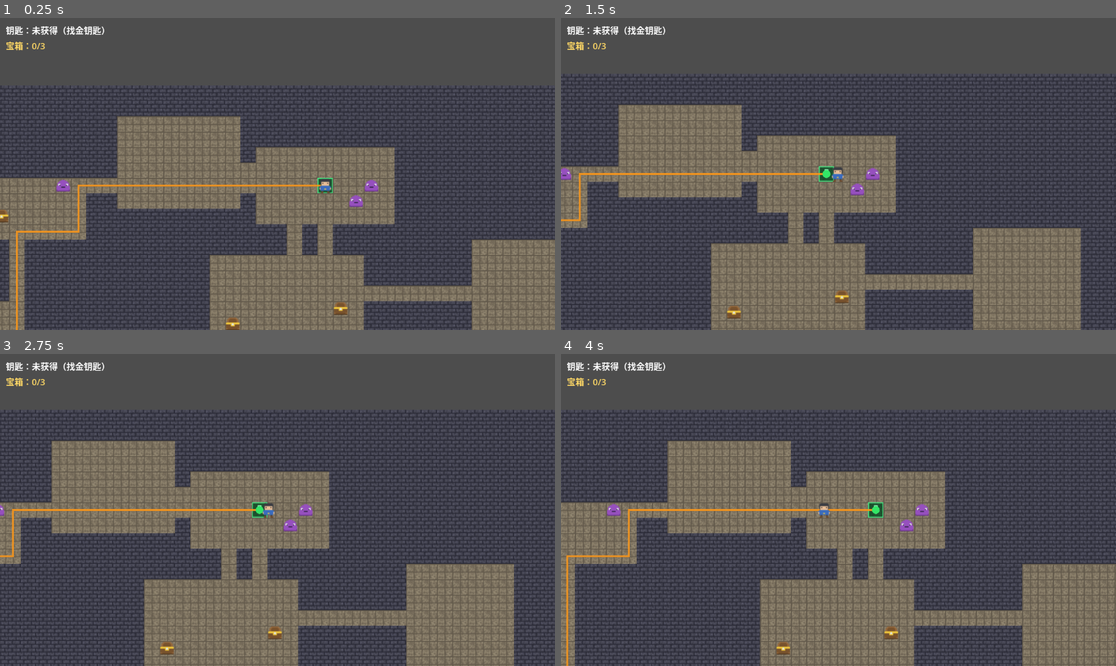
Above: before the commit, frames 1-4 (two rows, left to right).
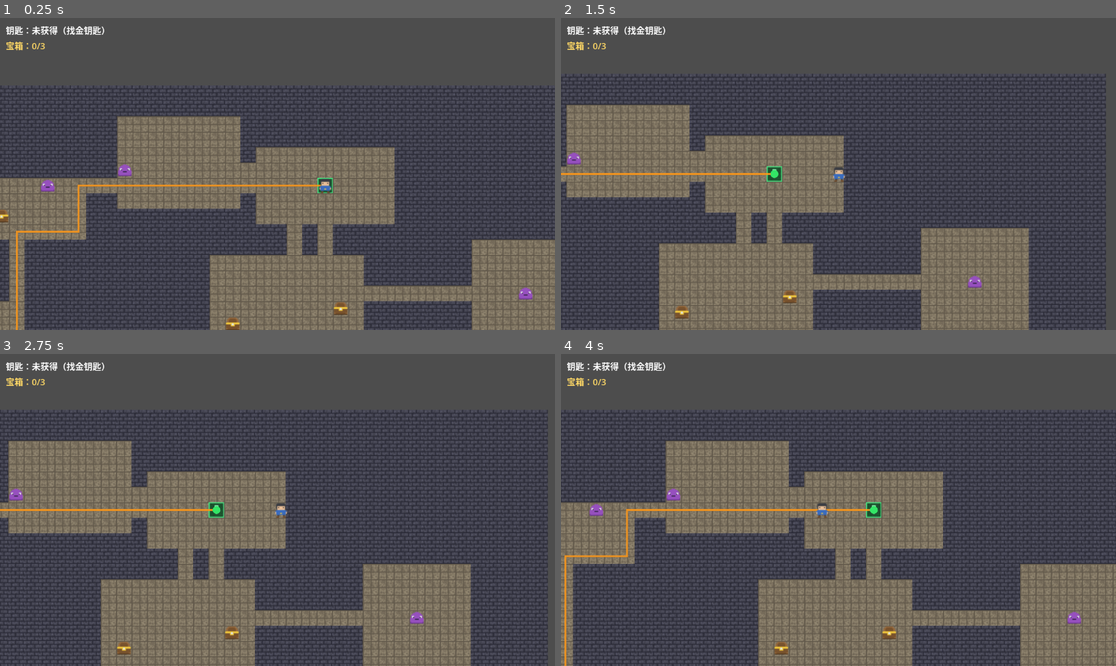
Above: after the commit, the same moments.

Repository: longray/godot_learn
Game: Godot game, scene res://lessons/lesson03_playable/lesson03.tscn
The game is run twice, just before and just after one commit, with the same random seed, the same clock (stepped at 60 frames per second) and the same inputs.
Inputs (mouse positions are in pixels of both pictures, inside the frame that each line leads up to):
- Up to frame 1 (0.25 s): no input
- Up to frame 2 (1.5 s): tap Enter at 0.5 s; move the mouse to (960, 158) at 0.52 s; hold D (move_right) 0.53-1.25 s; tap R at 0.6 s; click (960, 158) at 0.67 s; drag from (727, 189) to (727, 311) at 1.27 s
- Up to frame 3 (2.75 s): tap Space at 2 s; move the mouse to (333, 441) at 2.02 s; hold D (move_right) from 2.03 s (still down); tap R at 2.1 s
- Up to frame 4 (4 s): release D (move_right) at 2.75 s; drag from (810, 572) to (866, 510) at 2.77 s; tap Enter at 3.5 s; move the mouse to (1005, 556) at 3.52 s; hold A (move_left) from 3.53 s (still down); tap R at 3.6 s

The runs differ from the first frame. In frame 1, 0.5% of the frame differs, in the area x 7-96%, y 46-91%; in frame 2, 25%, in the area x 0-100%, y 18-100%; in frame 3, 22%; in frame 4, 9.8%.

Commit message:
feat: 第4课作业2——怪物出生点远离入口
- 常量 MONSTER_MIN_DISTANCE_SQ = 36（距入口欧氏 6 格）
- 新增 _pick_monster_cell()：候选 = 房间内可用 + 距入口达标；耗尽回退原逻辑
- _pick_poi_cells 怪物循环改用 _pick_monster_cell
- 验证：4 怪全部 all_far=true，最近 dist_sq=170（阈值 36）；
  钥匙/宝箱统计无回归（怪物在 RNG 序列最后，不影响上游）

Diff:
--- a/2d_rpg_dungeon/lessons/lesson03_playable/dungeon_playable.gd
+++ b/2d_rpg_dungeon/lessons/lesson03_playable/dungeon_playable.gd
@@ -97,6 +97,9 @@
 # =========================
 
 const INVALID_CELL := Vector2i(-1, -1)
+
+# 作业 2：怪物出生点距入口的最小距离（平方距离，36 = 欧氏 6 格）
+const MONSTER_MIN_DISTANCE_SQ := 36
 
 # 像素素材（assets/sprites/generate_sprites.ps1 生成，16x16 透明背景）
 const KEY_TEXTURE: Texture2D = preload("res://assets/sprites/key.png")
@@ -649,7 +652,7 @@
 	var monster_amount := rng.randi_range(min_m, max_m)
 
 	for i in monster_amount:
-		var cell := _pick_random_available_cell_in_rooms()
+		var cell := _pick_monster_cell()
 		if cell == INVALID_CELL:
 			break
 
@@ -754,6 +757,31 @@
 
 	if candidates.is_empty():
 		return _pick_random_available_cell_in_grid()
+
+	return candidates[rng.randi_range(0, candidates.size() - 1)]
+
+
+func _pick_monster_cell() -> Vector2i:
+	# 作业 2：怪物出生点远离入口（避免玩家一出生就撞怪被传送）
+	# 候选 = 房间内可用 + 距入口平方距离 > MONSTER_MIN_DISTANCE_SQ
+	var candidates: Array[Vector2i] = []
+
+	for room in rooms:
+		for y in range(room.position.y, room.position.y + room.size.y):
+			for x in range(room.position.x, room.position.x + room.size.x):
+				var cell := Vector2i(x, y)
+
+				if not _is_cell_available(cell):
+					continue
+
+				if entrance_cell.distance_squared_to(cell) <= MONSTER_MIN_DISTANCE_SQ:
+					continue
+
+				candidates.append(cell)
+
+	# 小地图/极端情况：达标格子耗尽时回退原逻辑，保证怪物仍能生成
+	if candidates.is_empty():
+		return _pick_random_available_cell_in_rooms()
 
 	return candidates[rng.randi_range(0, candidates.size() - 1)]
 
